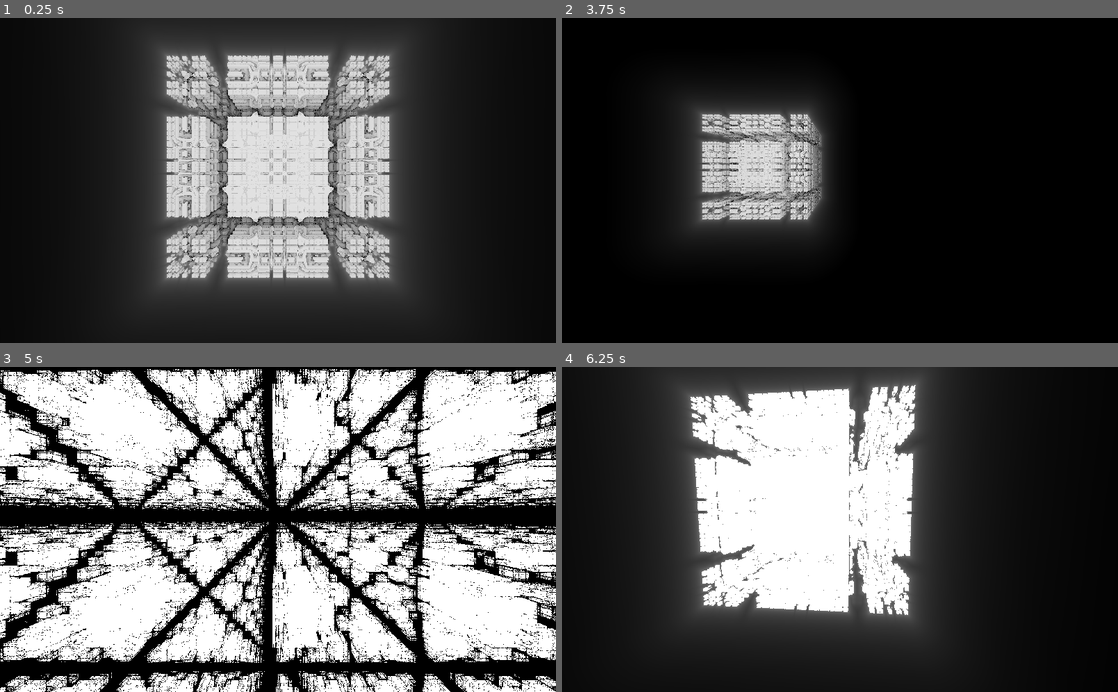
Above: before the commit, frames 1-4 (two rows, left to right).
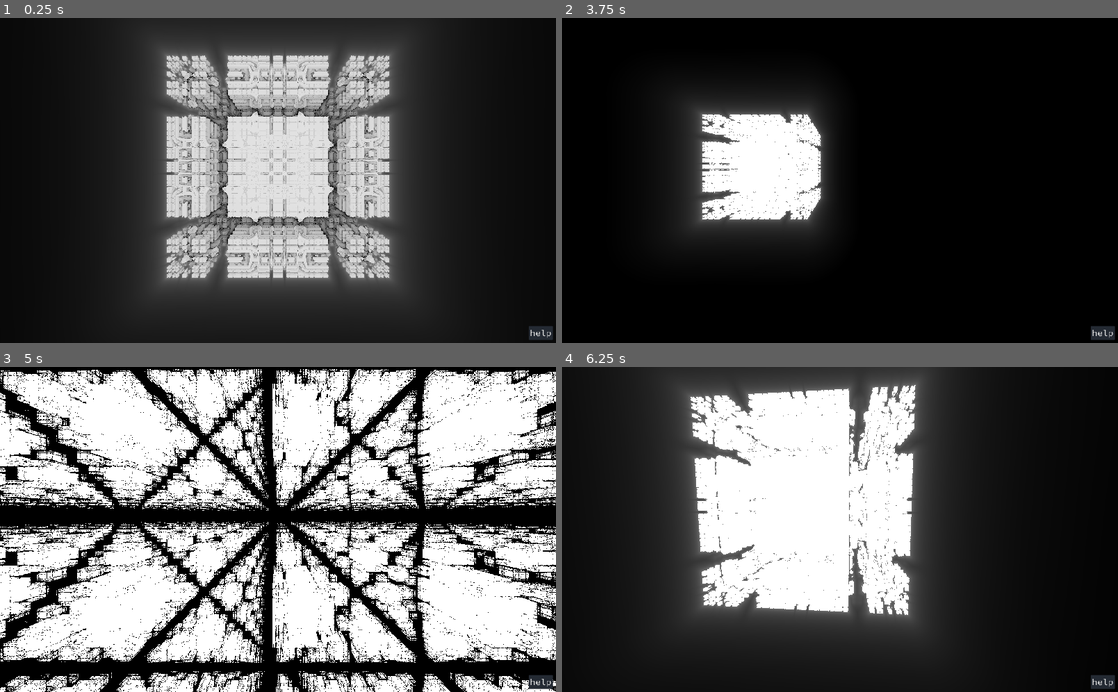
Above: after the commit, the same moments.

Repository: kiwijuice56/web-mandelbox
Game: Godot game, scene res://main/FractalNavigation.tscn
The game is run twice, just before and just after one commit, with the same random seed, the same clock (stepped at 60 frames per second) and the same inputs.
Inputs (mouse positions are in pixels of both pictures, inside the frame that each line leads up to):
- Up to frame 1 (0.25 s): no input
- Up to frame 2 (3.75 s): click (1101, 333) at 0.5 s, where only the run after the commit has a clickable "help"; click (973, 96) at 1.25 s, where only the run after the commit has a clickable "x"; move the mouse to (962, 164) at 2.02 s; hold D (move_right) 2.03-2.78 s; tap G (glow) at 2.1, 3.05 s; tap M (mirror) at 2.3, 2.85 s; move the mouse to (728, 196) at 2.77 s; hold S (move_backward) 2.78-3.53 s; move the mouse to (895, 109) at 3.52 s; hold D (move_right) from 3.53 s (still down); tap C (ambient_occlusion, bound only after the commit) at 3.6 s
- Up to frame 3 (5 s): tap M (mirror) at 3.8 s; move the mouse to (250, 594) at 4.27 s; release D (move_right) at 4.28 s; hold W (move_forward) from 4.28 s (still down); tap O (ambient_occlusion, bound only before the commit) at 4.35 s; tap G (glow) at 4.55 s
- Up to frame 4 (6.25 s): move the mouse to (1006, 578) at 5.02 s; release W (move_forward) at 5.03 s; hold A (move_left) from 5.03 s (still down); tap Down (camera_down) at 5.1 s; tap M (mirror) at 5.3 s; move the mouse to (673, 480) at 5.77 s; tap Left (camera_left) at 5.85 s; tap G (glow) at 6.05 s

The runs differ from the first frame. In frame 1, 0.2% of the frame differs, in the area x 95-100%, y 94-100%; in frame 2, 6.2%, in the area x 25-100%, y 29-100%; in frame 3, 0.2%; in frame 4, 0.2%.

Commit message:
Added help screen

Diff:
--- a/main/FractalNavigation.tscn
+++ b/main/FractalNavigation.tscn
@@ -1,9 +1,10 @@
-[gd_scene load_steps=6 format=2]
+[gd_scene load_steps=7 format=2]
 
 [ext_resource path="res://main/fractal_navigation.gd" type="Script" id=1]
 [ext_resource path="res://main/viewer.gd" type="Script" id=2]
 [ext_resource path="res://main/mandelbox_fractal.gdshader" type="Shader" id=3]
-[ext_resource path="res://main/option_toggler.gd" type="Script" id=4]
+[ext_resource path="res://main/ui/ui_theme.tres" type="Theme" id=5]
+[ext_resource path="res://main/ui/UI.tscn" type="PackedScene" id=6]
 
 [sub_resource type="ShaderMaterial" id=1]
 shader = ExtResource( 3 )
@@ -21,6 +22,7 @@
 material = SubResource( 1 )
 anchor_right = 1.0
 anchor_bottom = 1.0
+theme = ExtResource( 5 )
 script = ExtResource( 1 )
 
 [node name="Viewer" type="Spatial" parent="."]
@@ -31,5 +33,4 @@
 
 [node name="Camera" type="Camera" parent="Viewer"]
 
-[node name="OptionToggler" type="Node" parent="."]
-script = ExtResource( 4 )
+[node name="UI" parent="." instance=ExtResource( 6 )]
--- /dev/null
+++ b/main/ui/UI.tscn
@@ -0,0 +1,122 @@
+[gd_scene load_steps=8 format=2]
+
+[ext_resource path="res://main/ui/toggle_help_button.gd" type="Script" id=1]
+[ext_resource path="res://main/ui/ui_theme.tres" type="Theme" id=2]
+[ext_resource path="res://main/ui/url_button.gd" type="Script" id=3]
+[ext_resource path="res://main/ui/option_toggler.gd" type="Script" id=4]
+
+[sub_resource type="StyleBoxFlat" id=3]
+bg_color = Color( 0.827451, 0.396078, 0.341176, 1 )
+corner_radius_top_left = 2
+corner_radius_top_right = 2
+corner_radius_bottom_right = 2
+corner_radius_bottom_left = 2
+
+[sub_resource type="StyleBoxFlat" id=4]
+bg_color = Color( 0.643137, 0.180392, 0.278431, 1 )
+corner_radius_top_left = 2
+corner_radius_top_right = 2
+corner_radius_bottom_right = 2
+corner_radius_bottom_left = 2
+
+[sub_resource type="StyleBoxFlat" id=2]
+bg_color = Color( 0.737255, 0.254902, 0.254902, 1 )
+corner_radius_top_left = 2
+corner_radius_top_right = 2
+corner_radius_bottom_right = 2
+corner_radius_bottom_left = 2
+
+[node name="UI" type="Control"]
+anchor_right = 1.0
+anchor_bottom = 1.0
+theme = ExtResource( 2 )
+
+[node name="HelpPanelContainer" type="PanelContainer" parent="."]
+unique_name_in_owner = true
+visible = false
+anchor_left = 0.5
+anchor_top = 0.5
+anchor_right = 0.5
+anchor_bottom = 0.5
+margin_left = -263.0
+margin_top = -175.5
+margin_right = 263.0
+margin_bottom = 175.5
+
+[node name="VBoxContainer" type="VBoxContainer" parent="HelpPanelContainer"]
+margin_left = 8.0
+margin_top = 8.0
+margin_right = 518.0
+margin_bottom = 343.0
+
+[node name="Label" type="Label" parent="HelpPanelContainer/VBoxContainer"]
+margin_right = 510.0
+margin_bottom = 285.0
+text = "Movement controls:
+- WASD, Shift, and Space control movement
+- Arrow keys rotate the camera
+- L toggles the mouse to be used as the camera
+
+Graphic controls:
+- Numbers 1-5 switch the color palette
+- C toggles ambient occlusion
+- G toggles glow
+- M toggles mirroring
+- H and J increase and decrease detail respectively
+"
+
+[node name="HomeButton" type="LinkButton" parent="HelpPanelContainer/VBoxContainer"]
+margin_top = 289.0
+margin_right = 510.0
+margin_bottom = 310.0
+enabled_focus_mode = 0
+text = "https://kiwijuice56.github.io/fractal-fish/"
+script = ExtResource( 3 )
+
+[node name="SourceCodeButton" type="LinkButton" parent="HelpPanelContainer/VBoxContainer"]
+margin_top = 314.0
+margin_right = 510.0
+margin_bottom = 335.0
+enabled_focus_mode = 0
+text = "https://github.com/kiwijuice56/web-mandelbox"
+script = ExtResource( 3 )
+
+[node name="CloseButton" type="Button" parent="HelpPanelContainer"]
+margin_left = 493.0
+margin_top = 8.0
+margin_right = 518.0
+margin_bottom = 33.0
+rect_min_size = Vector2( 25, 25 )
+focus_mode = 0
+size_flags_horizontal = 8
+size_flags_vertical = 0
+custom_styles/hover = SubResource( 3 )
+custom_styles/pressed = SubResource( 4 )
+custom_styles/normal = SubResource( 2 )
+enabled_focus_mode = 0
+text = "x"
+script = ExtResource( 1 )
+
+[node name="MarginContainer" type="MarginContainer" parent="."]
+anchor_right = 1.0
+anchor_bottom = 1.0
+mouse_filter = 2
+custom_constants/margin_right = 8
+custom_constants/margin_top = 8
+custom_constants/margin_left = 8
+custom_constants/margin_bottom = 8
+
+[node name="HelpButton" type="Button" parent="MarginContainer"]
+margin_left = 976.0
+margin_top = 571.0
+margin_right = 1016.0
+margin_bottom = 592.0
+focus_mode = 0
+size_flags_horizontal = 8
+size_flags_vertical = 8
+enabled_focus_mode = 0
+text = "help"
+script = ExtResource( 1 )
+
+[node name="OptionToggler" type="Node" parent="."]
+script = ExtResource( 4 )
--- a/main/option_toggler.gd
+++ b/main/ui/option_toggler.gd
@@ -6,7 +6,7 @@
 # action to reduce code repetition for simple toggles
 const settings: Array = ["ambient_occlusion", "glow", "mirror"]
 
-onready var material: ShaderMaterial = get_parent().material
+onready var material: ShaderMaterial = get_tree().get_root().get_node("FractalNavigation").material
 
 func _input(event: InputEvent) -> void:
 	for toggle in settings:
--- /dev/null
+++ b/main/ui/toggle_help_button.gd
@@ -0,0 +1,8 @@
+class_name ToggleHelpButton
+extends Button
+
+func _ready() -> void:
+	connect("pressed", self, "_on_pressed")
+
+func _on_pressed() -> void:
+	get_node("%HelpPanelContainer").visible = not get_node("%HelpPanelContainer").visible
--- /dev/null
+++ b/main/ui/ui_theme.tres
@@ -0,0 +1,48 @@
+[gd_resource type="Theme" load_steps=6 format=2]
+
+[ext_resource path="res://main/ui/source_code_regular.ttf" type="DynamicFontData" id=1]
+
+[sub_resource type="StyleBoxFlat" id=2]
+bg_color = Color( 0.141176, 0.164706, 0.2, 1 )
+corner_radius_top_left = 1
+corner_radius_top_right = 1
+corner_radius_bottom_right = 1
+corner_radius_bottom_left = 1
+expand_margin_left = 2.0
+expand_margin_right = 2.0
+expand_margin_top = 2.0
+expand_margin_bottom = 2.0
+
+[sub_resource type="StyleBoxFlat" id=3]
+bg_color = Color( 0.305882, 0.352941, 0.380392, 1 )
+corner_radius_top_left = 1
+corner_radius_top_right = 1
+corner_radius_bottom_right = 1
+corner_radius_bottom_left = 1
+expand_margin_left = 2.0
+expand_margin_right = 2.0
+expand_margin_top = 2.0
+expand_margin_bottom = 2.0
+
+[sub_resource type="StyleBoxFlat" id=4]
+content_margin_left = 8.0
+content_margin_right = 8.0
+content_margin_top = 8.0
+content_margin_bottom = 8.0
+bg_color = Color( 0.141176, 0.164706, 0.2, 0.886275 )
+corner_radius_top_left = 1
+corner_radius_top_right = 1
+corner_radius_bottom_right = 1
+corner_radius_bottom_left = 1
+
+[sub_resource type="DynamicFont" id=1]
+font_data = ExtResource( 1 )
+
+[resource]
+default_font = SubResource( 1 )
+Button/styles/disabled = SubResource( 2 )
+Button/styles/focus = SubResource( 3 )
+Button/styles/hover = SubResource( 3 )
+Button/styles/normal = SubResource( 2 )
+Button/styles/pressed = SubResource( 2 )
+PanelContainer/styles/panel = SubResource( 4 )
--- /dev/null
+++ b/main/ui/url_button.gd
@@ -0,0 +1,8 @@
+class_name UrlButton
+extends LinkButton
+
+func _ready() -> void:
+	connect("pressed", self, "_on_pressed")
+
+func _on_pressed() -> void:
+	OS.shell_open(text)
--- a/project.godot
+++ b/project.godot
@@ -9,25 +9,25 @@
 config_version=4
 
 _global_script_classes=[ {
-"base": "ColorRect",
-"class": "FractalNavigation",
-"language": "GDScript",
-"path": "res://main/fractal_navigation.gd"
-}, {
 "base": "Node",
 "class": "OptionToggler",
 "language": "GDScript",
-"path": "res://main/option_toggler.gd"
+"path": "res://main/ui/option_toggler.gd"
 }, {
-"base": "Spatial",
-"class": "Viewer",
+"base": "Button",
+"class": "ToggleHelpButton",
 "language": "GDScript",
-"path": "res://main/viewer.gd"
+"path": "res://main/ui/toggle_help_button.gd"
+}, {
+"base": "LinkButton",
+"class": "UrlButton",
+"language": "GDScript",
+"path": "res://main/ui/url_button.gd"
 } ]
 _global_script_class_icons={
-"FractalNavigation": "",
 "OptionToggler": "",
-"Viewer": ""
+"ToggleHelpButton": "",
+"UrlButton": ""
 }
 
 [application]
@@ -99,9 +99,14 @@
 "events": [ Object(InputEventKey,"resource_local_to_scene":false,"resource_name":"","device":0,"alt":false,"shift":false,"control":false,"meta":false,"command":false,"pressed":false,"scancode":0,"physical_scancode":76,"unicode":0,"echo":false,"script":null)
  ]
 }
+randomize={
+"deadzone": 0.5,
+"events": [ Object(InputEventKey,"resource_local_to_scene":false,"resource_name":"","device":0,"alt":false,"shift":false,"control":false,"meta":false,"command":false,"pressed":false,"scancode":0,"physical_scancode":82,"unicode":0,"echo":false,"script":null)
+ ]
+}
 ambient_occlusion={
 "deadzone": 0.5,
-"events": [ Object(InputEventKey,"resource_local_to_scene":false,"resource_name":"","device":0,"alt":false,"shift":false,"control":false,"meta":false,"command":false,"pressed":false,"scancode":0,"physical_scancode":79,"unicode":0,"echo":false,"script":null)
+"events": [ Object(InputEventKey,"resource_local_to_scene":false,"resource_name":"","device":0,"alt":false,"shift":false,"control":false,"meta":false,"command":false,"pressed":false,"scancode":0,"physical_scancode":67,"unicode":0,"echo":false,"script":null)
  ]
 }
 glow={
Binary file added: main/ui/source_code_regular.ttf
Not shown, changed: docs/index.html
Not shown, changed: docs/index.pck
